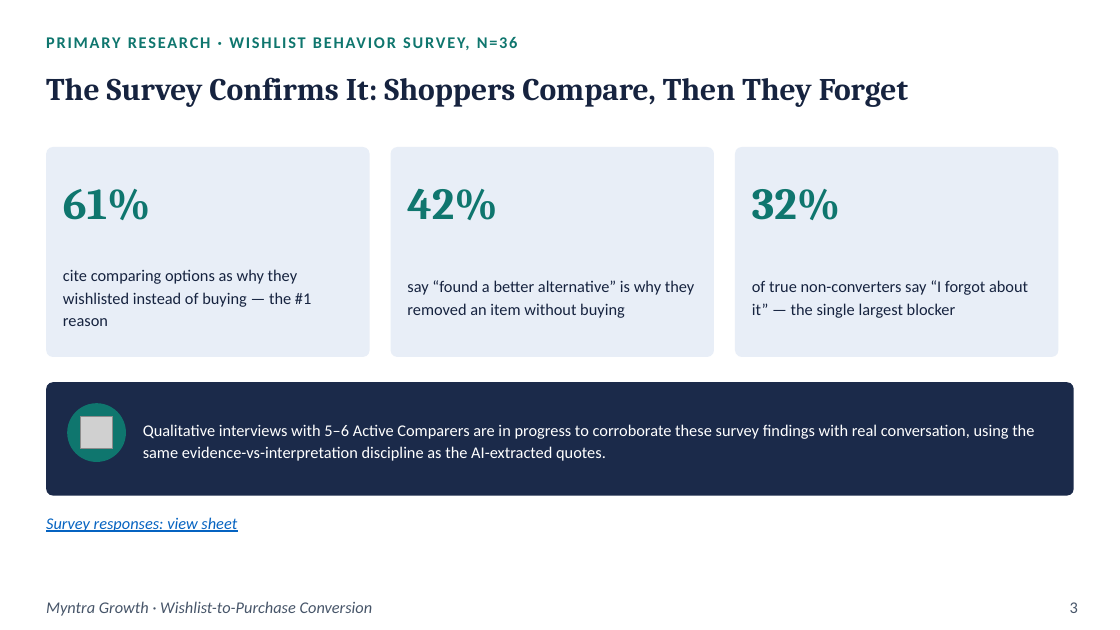
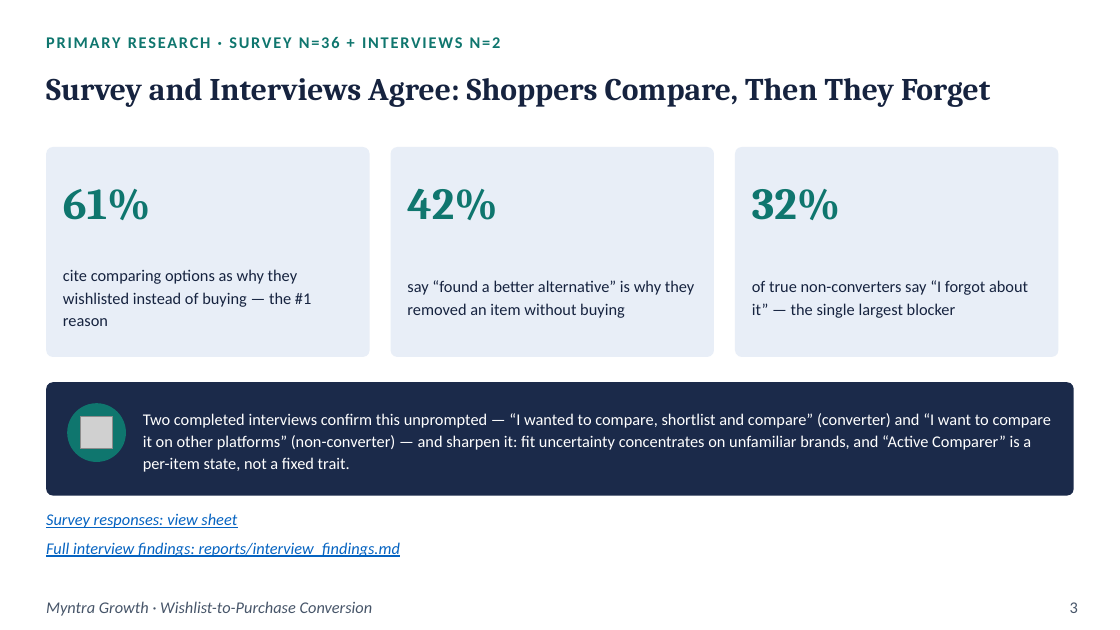
Before and after one commit to satheesanaswinPM/grad-pro-3---myntra, a slide deck: slide 3 of reports/final_deck_demo.pptx. Drawn at 1120x630 pixels with LibreOffice and Linux fonts; fonts in the diff are those of the drawing; grey boxes stand for pictures. Boxes give left, top, right and bottom in pixels: in the first picture for what was removed or moved away, otherwise in the second. Text is boxed around its words. In the diff, an @@ line names an element or a change of style, - is before the commit and + after.

```diff
--- a/reports/final_deck_demo.pptx
+++ b/reports/final_deck_demo.pptx
@@ text at bbox=[299, 37, 500, 48]: text changed @@
-PRIMARY RESEARCH · WISHLIST BEHAVIOR SURVEY, N=36
+PRIMARY RESEARCH · SURVEY N=36 + INTERVIEWS N=2
@@ text at bbox=[46, 78, 990, 107]: text changed @@
-The Survey Confirms It: Shoppers Compare, Then They Forget
+Survey and Interviews Agree: Shoppers Compare, Then They Forget
@@ text at bbox=[143, 413, 1051, 472]: text changed @@
-Qualitative interviews with 5–6 Active Comparers are in progress to corroborate these survey findings with real conversation, using the same evidence-vs-interpretation discipline as the AI-extracted quotes.
+Two completed interviews confirm this unprompted — “I wanted to compare, shortlist and compare” (converter) and “I want to compare it on other platforms” (non-converter) — and sharpen it: fit uncertainty concentrates on unfamiliar brands, and “Active Comparer” is a per-item state, not a fixed trait.
@@ text "Survey responses: view sheet": place and size @@
-text "Survey responses: view sheet" at bbox=[46, 517, 237, 532]
+text "Survey responses: view sheet" at bbox=[46, 513, 237, 528]
@@ text added at bbox=[46, 542, 400, 557], 14 pt, text #0563C1, italic, underline @@
+Full interview findings: reports/interview_findings.md
```
Also in this commit, not shown: 2 other slides changed, 13 other files.
